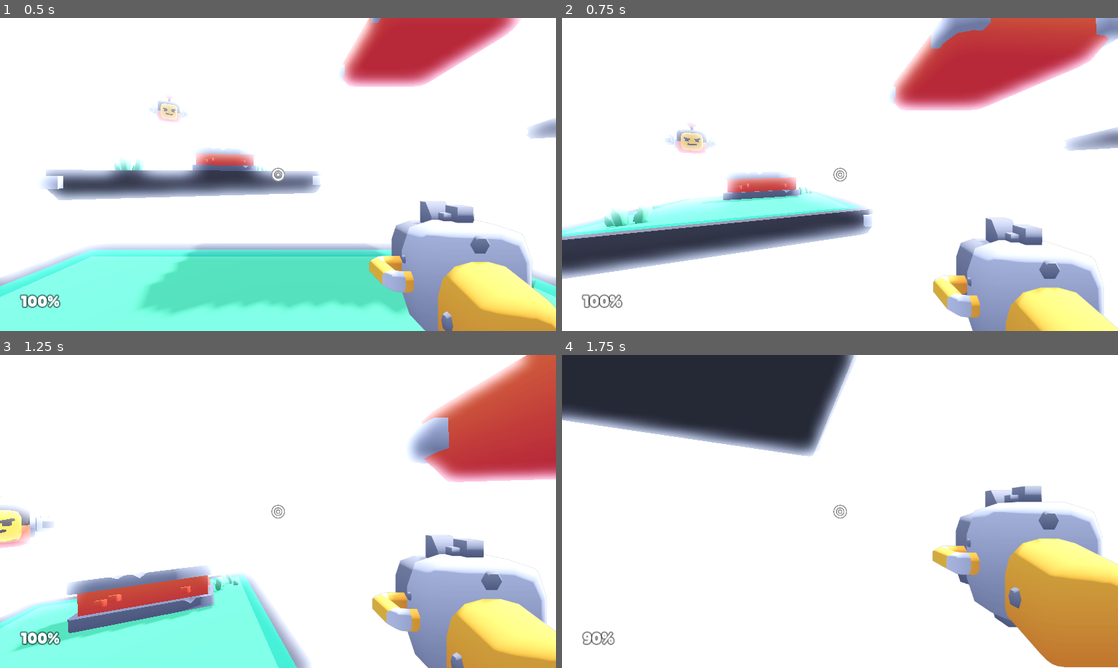
Above: before the commit, frames 1-4 (two rows, left to right).
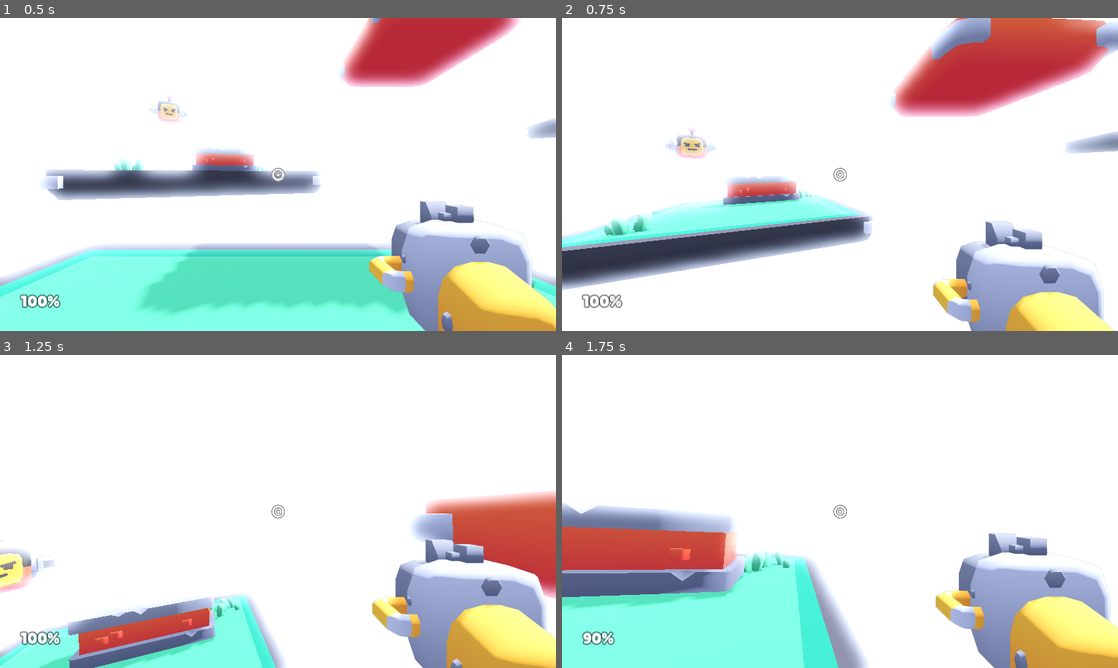
Above: after the commit, the same moments.

Repository: KenneyNL/Starter-Kit-FPS
Game: Godot game, scene res://scenes/main.tscn
Two runs of this game, one before a commit and one after it. Both use one fixed random seed, a clock stepped at 60 frames per second and the inputs below.
Inputs (mouse positions are in pixels of both pictures, inside the frame that each line leads up to):
- Up to frame 1 (0.5 s): no input
- Up to frame 2 (0.75 s): move the mouse to (867, 174) at 0.52 s; hold W (move_forward) from 0.53 s (still down); tap Space (jump) at 0.6 s
- Up to frame 3 (1.25 s): keep holding W (move_forward); tap Space (jump) at 0.77, 1.07 s
- Up to frame 4 (1.75 s): keep holding W (move_forward); move the mouse to (812, 511) at 1.27 s; click (812, 511) at 1.35 s; tap Space (jump) at 1.52, 1.55 s

Frame 1 is identical in both runs. In frame 2, 16% of the frame differs, in the area x 0-100%, y 0-100%; in frame 3, 28%; in frame 4, 50%.

Commit message:
Tune up jump to reach platforms
Increase jump power so you can jump to all platforms with enemies.

Diff:
--- a/objects/player.gd
+++ b/objects/player.gd
@@ -2,7 +2,7 @@
 
 @export_subgroup("Properties")
 @export var movement_speed = 5
-@export var jump_strength = 7
+@export var jump_strength = 8
 @export var max_look_speed := Vector2.ONE * 5.0  # in radians per second
 
 @export_subgroup("Weapons")
